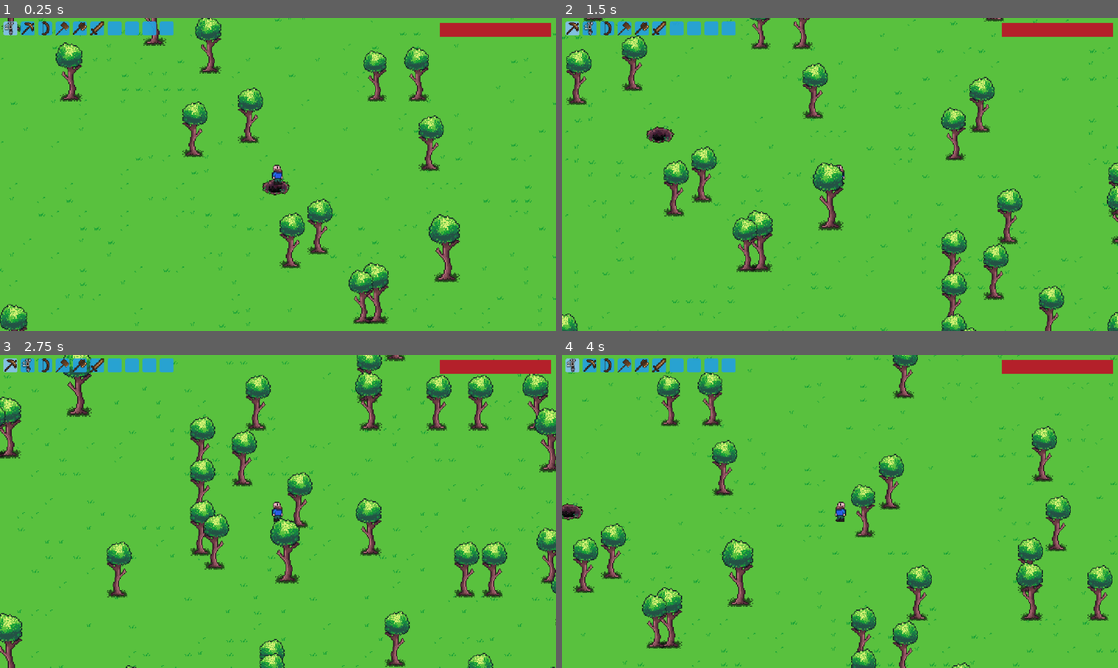
Above: before the commit, frames 1-4 (two rows, left to right).
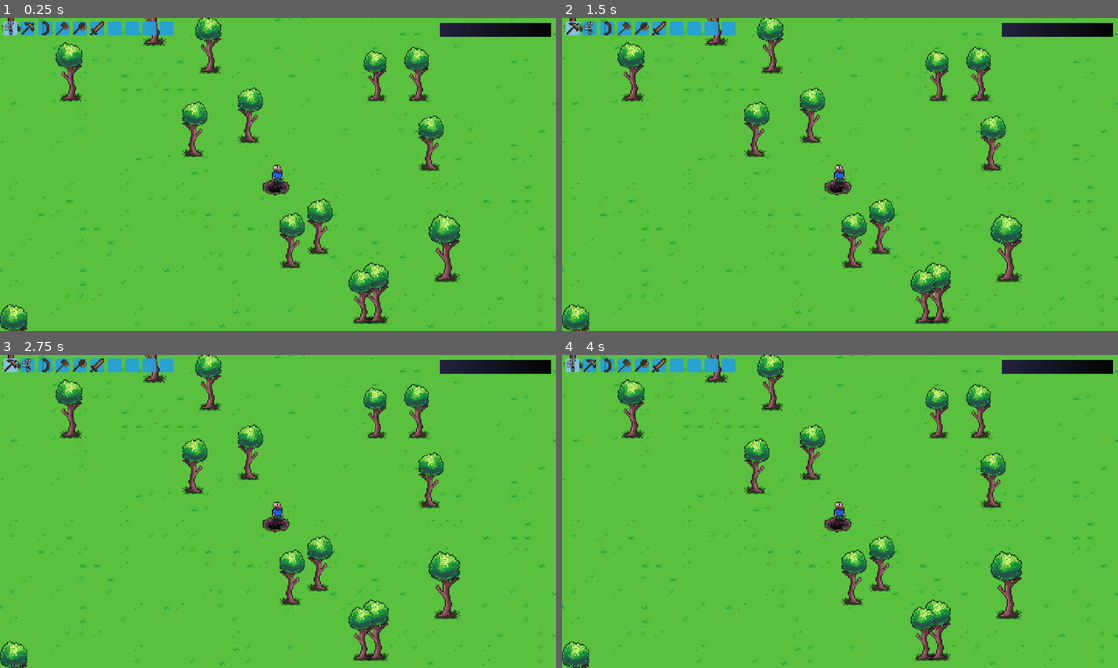
Above: after the commit, the same moments.

Repository: spsJakubSzydlowski/Evergrint
Game: Godot game, scene res://scenes/main.tscn
Same seed, same stepped clock (60 frames per second), same inputs: the game is played once before the commit and once after it.
Inputs (mouse positions are in pixels of both pictures, inside the frame that each line leads up to):
- Up to frame 1 (0.25 s): no input
- Up to frame 2 (1.5 s): tap Enter at 0.5 s; move the mouse to (573, 27) at 0.52 s; press the mouse at (573, 27) at 0.53 s; hold Right 0.53-1.28 s; tap A (a) at 0.6 s; move the mouse to (589, 27) at 1.27 s; release the mouse at (589, 27) at 1.28 s; hold Down from 1.28 s (still down); click (589, 27) at 1.35 s
- Up to frame 3 (2.75 s): tap D (d) at 1.55, 2.1 s; move the mouse to (11, 364) at 2.02 s; release Down at 2.03 s; hold Right from 2.03 s (still down); click (11, 364) at 2.17 s; tap S (s) at 2.3 s
- Up to frame 4 (4 s): move the mouse to (589, 364) at 2.77 s; release Right at 2.78 s; hold Up 2.78-3.53 s; tap S (s) at 2.85 s; click (589, 364) at 2.92 s; tap W (w) at 3.05, 3.6 s; move the mouse to (573, 364) at 3.52 s; hold Left from 3.53 s (still down); click (573, 364) at 3.67 s; tap A (a) at 3.8 s

The runs differ from the first frame. In frame 1, 0.9% of the frame differs, in the area x 79-100%, y 1-6%; in frame 2, 15%; in frame 3, 17%, in the area x 0-100%, y 0-100%; in frame 4, 16%.
Error after the commit: Parse Error: Too few arguments for "damage_block()" call. Expected at least 4 but received 3. (res://scripts/player/player.gd:123)

Commit message:
FIX: The player cannot mine when too far away

Diff:
--- a/scripts/autoloads/MiningManager.gd
+++ b/scripts/autoloads/MiningManager.gd
@@ -3,14 +3,18 @@
 var tile_health_map = {}
 var current_tilemap: TileMapLayer
 
-func damage_block(world_pos: Vector2, tool_type, damage: int):
+func damage_block(world_pos: Vector2, is_in_distance: bool, tool_type, damage: int):
 	if not current_tilemap: return
 
 	var tile_pos = current_tilemap.local_to_map(current_tilemap.to_local(world_pos))
 	var data = current_tilemap.get_cell_tile_data(tile_pos)
 
+	if not is_in_distance:
+		return
+
 	if data:
 		var block_id = data.get_custom_data("block_id")
+
 		if not block_id:
 			return
 
